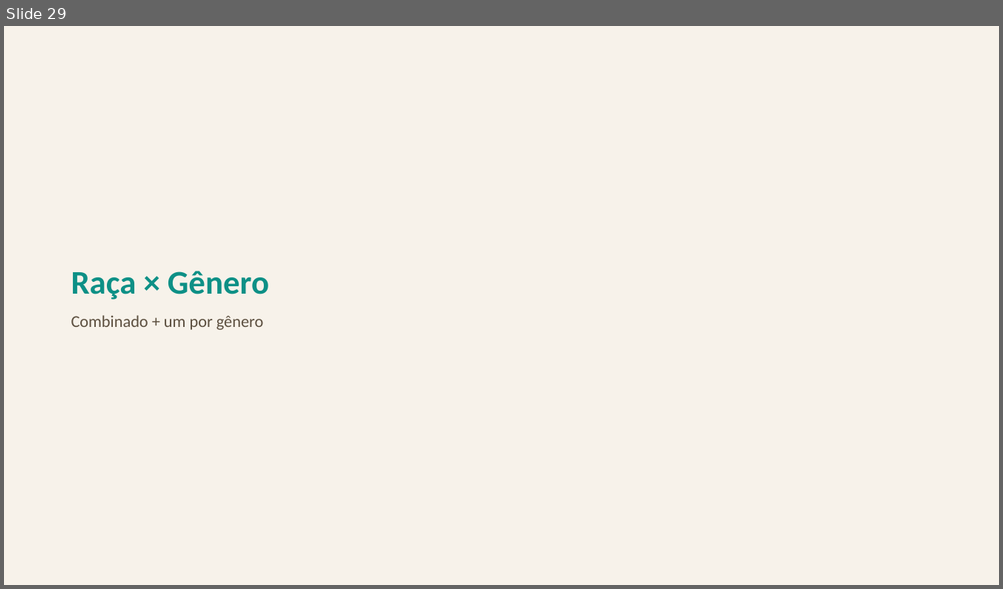
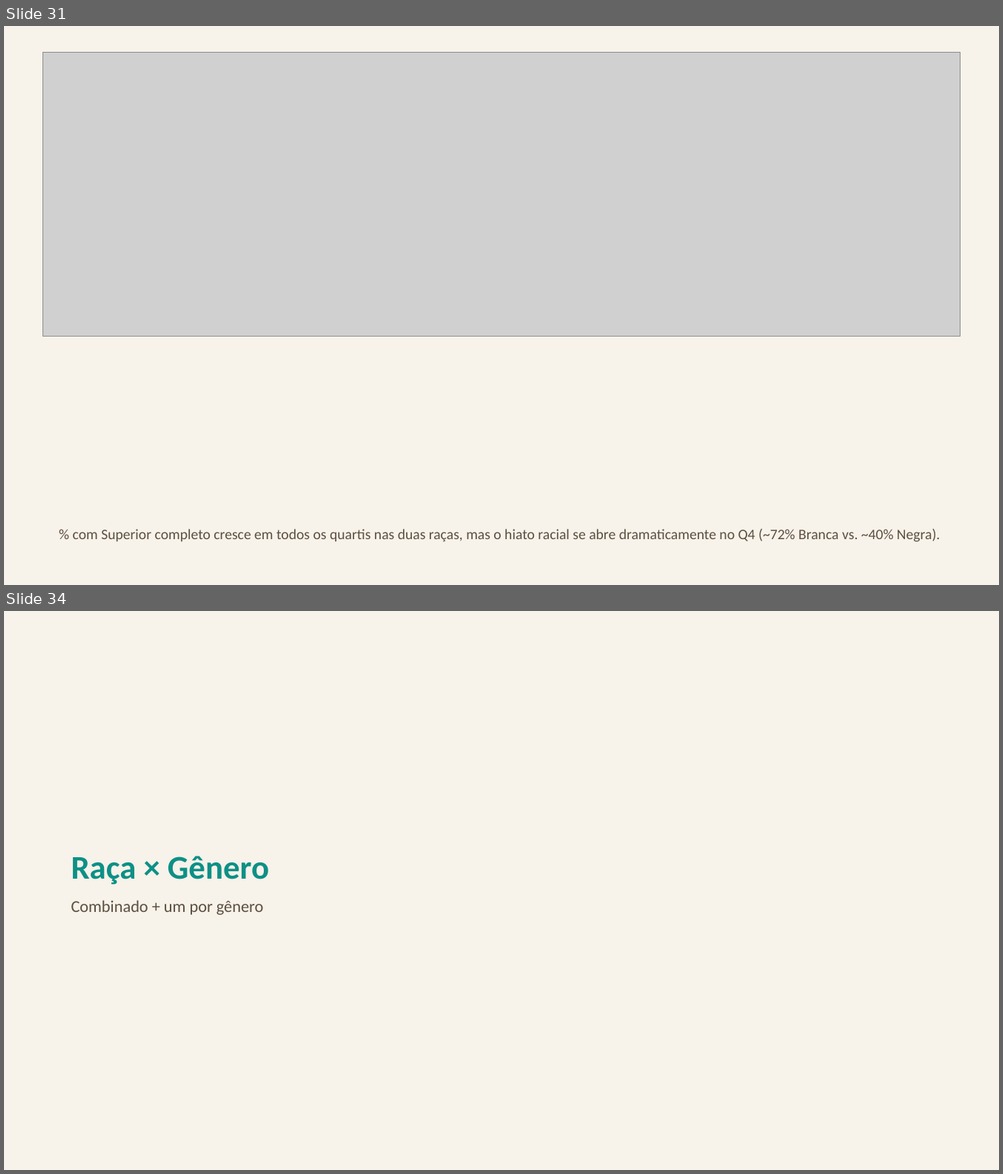
Before and after one commit to FelipeSantanaJ/Hub-Racial-Brasil, a slide deck: docs/Datahub_Racial_Brasil_Fase1.pptx. Shown one above the other, each under a label of ours: slide 29 before the commit, slides 31 and 34 after it; the slides between them are not shown. The pictures are 1003x589 and 1003x1174 pixels, drawn with LibreOffice and Linux fonts; fonts in the diff are those of the drawing; grey boxes stand for pictures. Boxes give left, top, right and bottom in pixels: in the first picture for what was removed or moved away, otherwise in the second. Text is boxed around its words. In the diff, an @@ line names an element or a change of style, - is before the commit and + after.

Commit message:
Adiciona decomposição dos 4 quartis de renda por raça (corrige escopo)
O pedido original era uma decomposição histórica dos 4 quartis da
população, usando o topo 10% só como exemplo — a entrega anterior cobriu
só o exemplo (P90), não o pedido completo. gerar_perfil_quartis_racial
generaliza gerar_perfil_topo10_racial pros 4 quartis (P25/P50/P75
calculados DENTRO de cada raça), com as mesmas 4 dimensões de composição
(gênero, faixa etária, geração, escolaridade) e a mesma ressalva de
heaping de renda já documentada. O topo 10% continua publicado à parte
como recorte complementar mais estreito.

Achado mais forte: o hiato educacional entre Negra e Branca cresce
conforme sobe o quartil de renda — de ~6 p.p. no quartil mais pobre pra
~32 p.p. no mais rico — confirmando com o painel completo o padrão já
visto isoladamente no topo 10%.

63 gráficos (era 59), apresentação com 82 slides (era 77), 20 datasets
(era 19).

```diff
--- a/docs/Datahub_Racial_Brasil_Fase1.pptx
+++ b/docs/Datahub_Racial_Brasil_Fase1.pptx
@@ slide 31 added at [4,26,999,585], background #F7F2EA @@
@@ picture added at [42,52,961,336] @@
@@ text added at [73,529,939,543], 14 pt, text #5C4F3F @@
+% com Superior completo cresce em todos os quartis nas duas raças, mas o hiato racial se abre dramaticamente no Q4 (~72% Branca vs. ~40% Negra).
@@ what was slide 29 is now slide 34 @@
```
Also in this commit, not shown: 4 other slides added, 12 other files.
